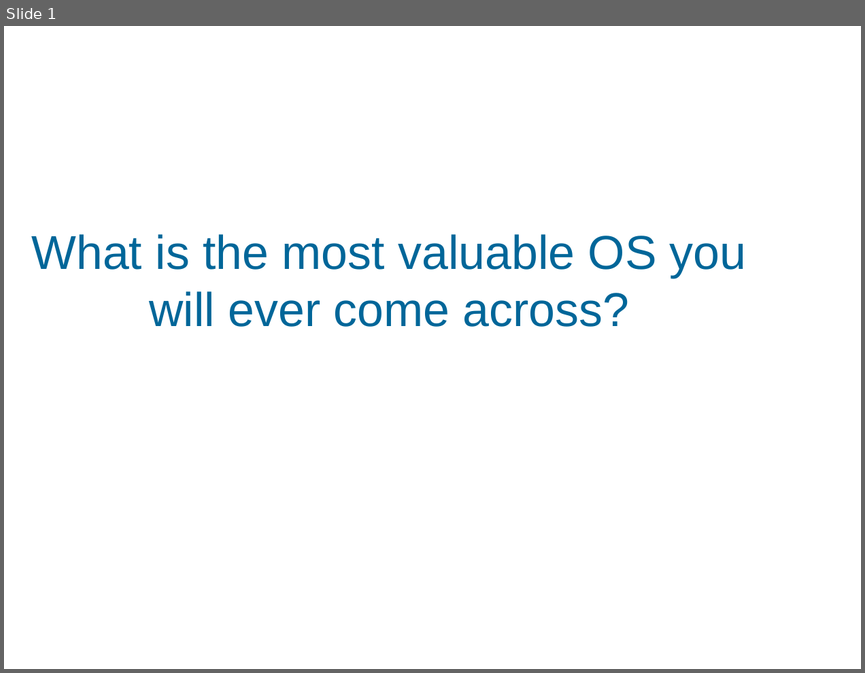
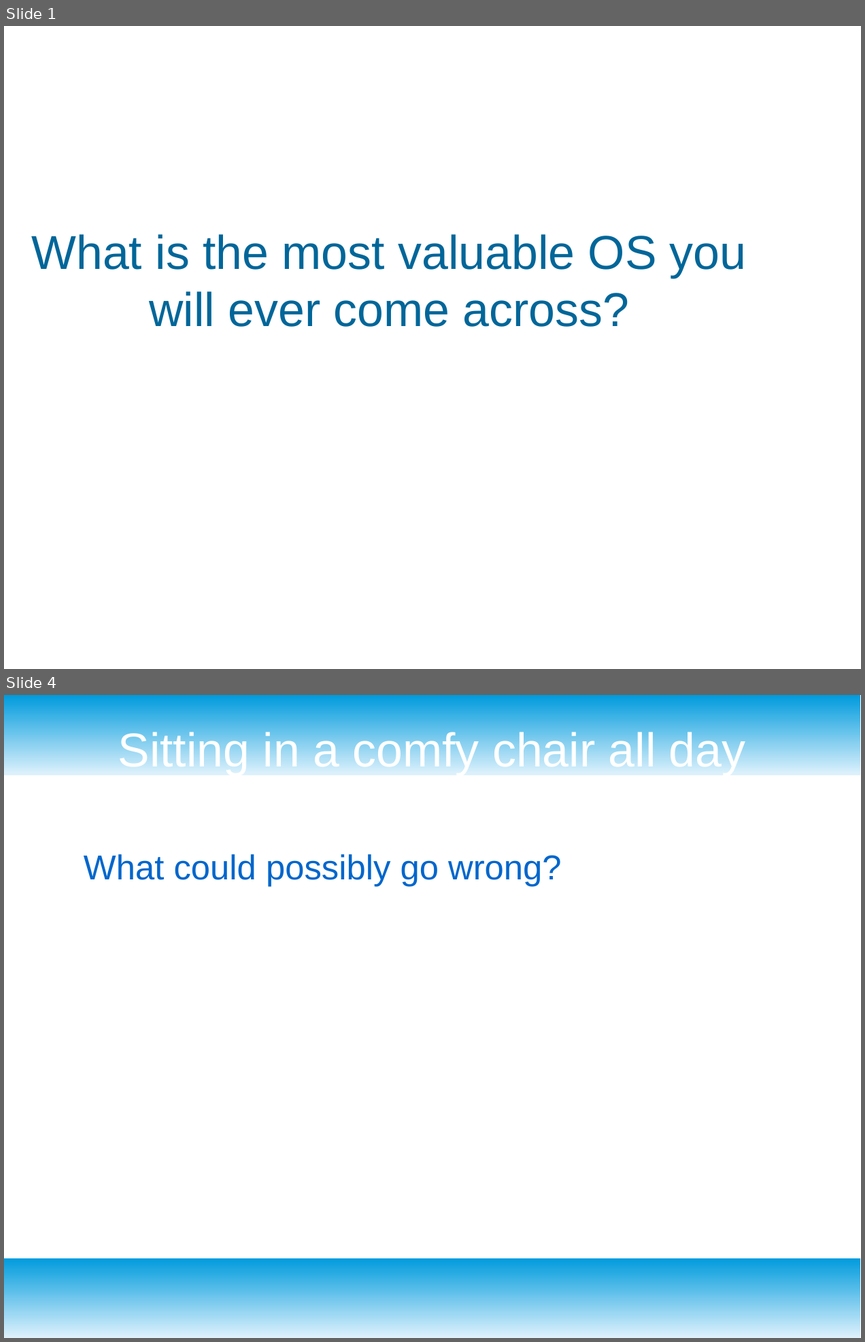
Before and after one commit to CSteigueber/watch-on-health, a slide deck: watch.odp. Shown one above the other, each under a label of ours: slide 1 before the commit, slides 1 and 4 after it; the slides between them are not shown. The pictures are 865x673 and 865x1342 pixels, drawn with LibreOffice and Linux fonts; fonts in the diff are those of the drawing; background and template pictures are left out. Boxes give left, top, right and bottom in pixels: in the first picture for what was removed or moved away, otherwise in the second. Text is boxed around its words. In the diff, an @@ line names an element or a change of style, - is before the commit and + after.

```diff
--- a/watch.odp
+++ b/watch.odp
@@ slide 4 added at (4,695,861,1338), background #FFFFFF @@
@@ rectangle added at (4,695,861,775), fill gradient #DFF2FC to #009BDD @@
@@ title added at (118,728,746,775), 44 pt, text #FFFFFF @@
+Sitting in a comfy chair all day
@@ text added at (84,854,562,887), 32 pt, text #0066CC @@
+What could possibly go wrong?
@@ rectangle added at (4,1258,861,1338), fill gradient #DFF2FC to #009BDD @@
```
Also in this commit, not shown: 12 other slides added, 1 slide removed, 10 other files.
